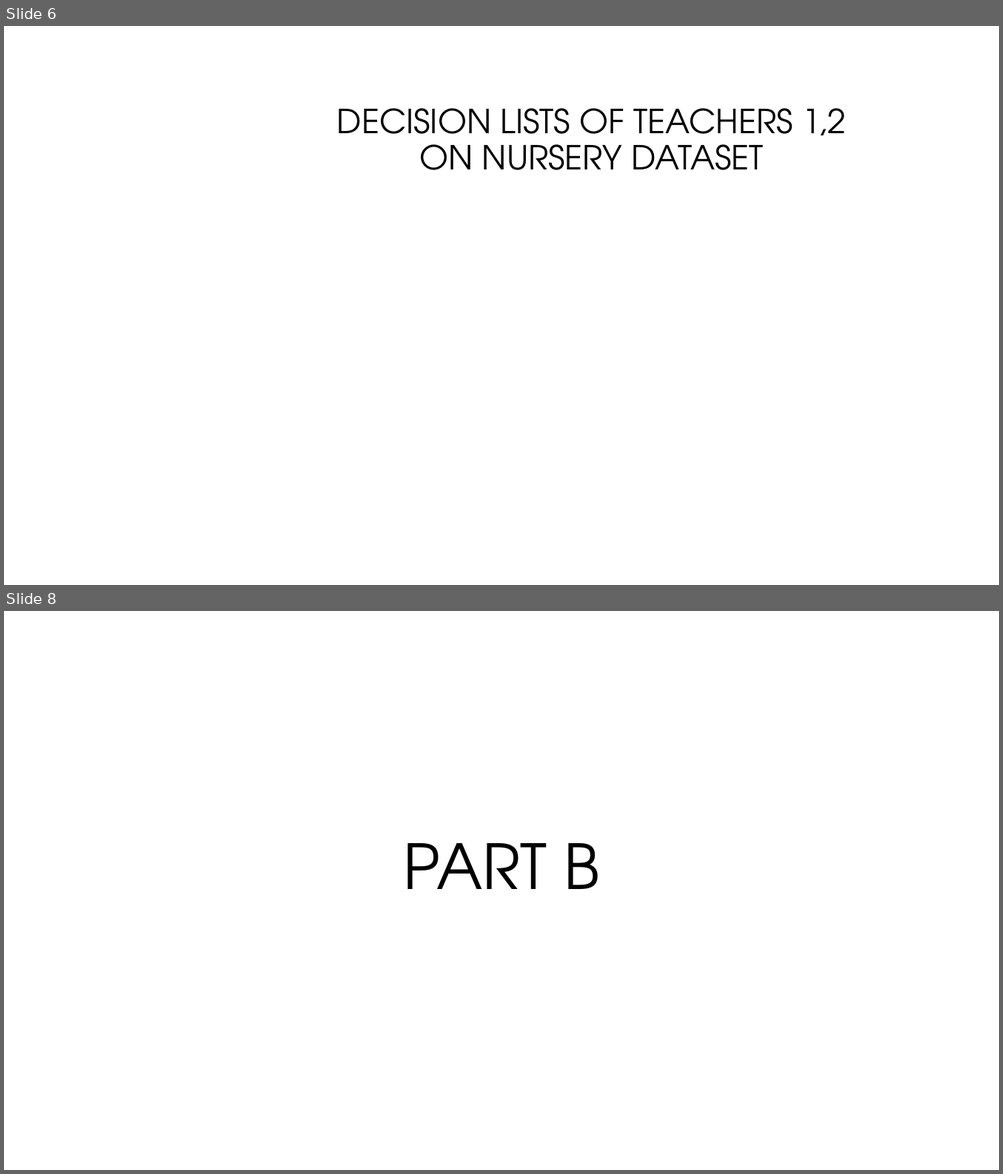
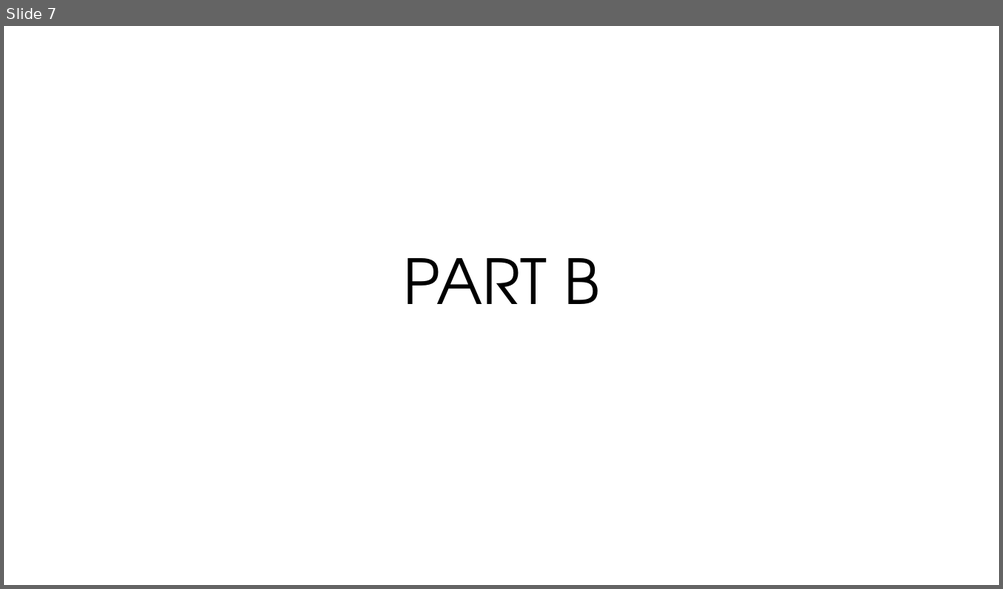
Before and after one commit to nivyosef12/Data-Analysis-Learning-with-Explanations, a slide deck: data_analysis_presentation_206100968_311128847.pptx. Shown one above the other, each under a label of ours: slides 6 and 8 before the commit, slide 7 after it; the slides between them are not shown. The pictures are 1003x1174 and 1003x589 pixels, drawn with LibreOffice and Linux fonts; fonts in the diff are those of the drawing; background and template pictures are left out. Boxes give left, top, right and bottom in pixels: in the first picture for what was removed or moved away, otherwise in the second. Text is boxed around its words. In the diff, an @@ line names an element or a change of style, - is before the commit and + after.

```diff
--- a/data_analysis_presentation_206100968_311128847.pptx
+++ b/data_analysis_presentation_206100968_311128847.pptx
@@ slide 6 removed at (4, 26, 999, 585), background #FFFFFF @@
@@ title removed at (337, 108, 845, 170) @@
-DECISION LISTS OF TEACHERS 1,2
-ON NURSERY DATASET
@@ what was slide 8 is now slide 7 @@
```
Also in this commit, not shown: 6 slides changed, 2 slides added, 2 other slides removed, 1 other file.
